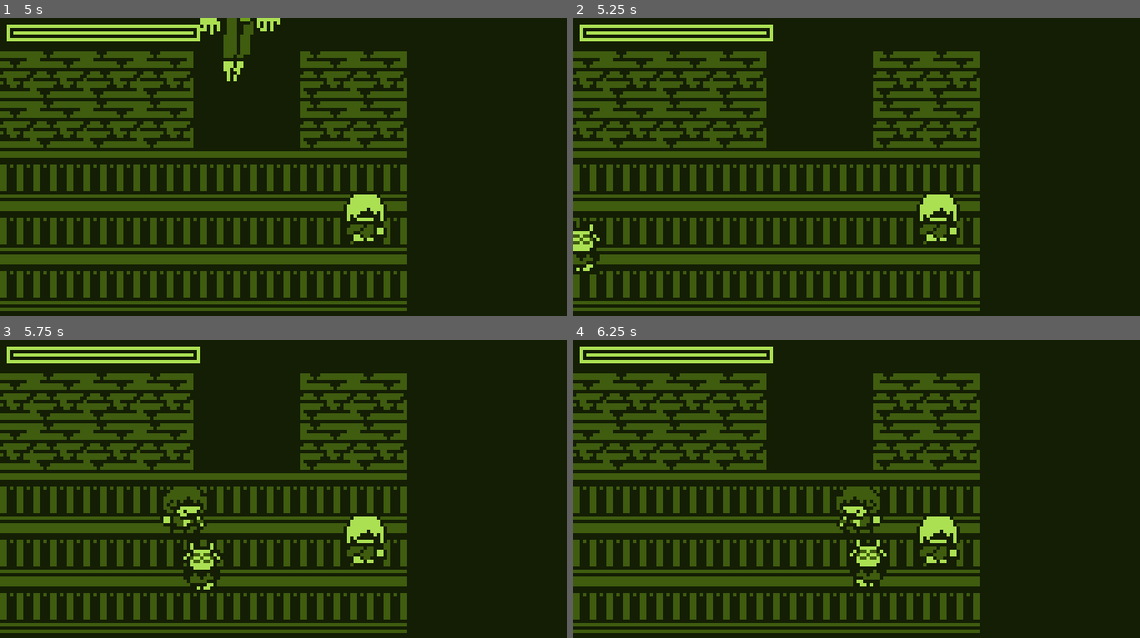
Above: before the commit, frames 1-4 (two rows, left to right).
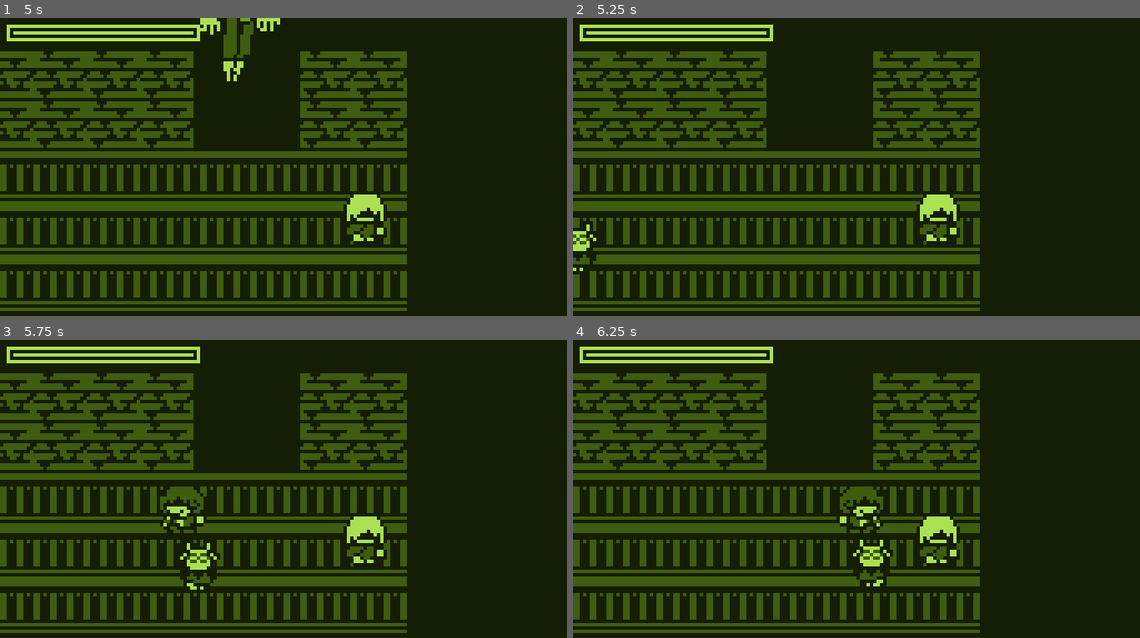
Above: after the commit, the same moments.

Repository: CherrySodaPop/Spamton-NEO-VGB
Game: Godot game, scene res://rooms/spamtonNeoFight/spamtonFight.tscn
Two runs of this game, one before a commit and one after it. Both use one fixed random seed, a clock stepped at 60 frames per second and the inputs below. This scene is started directly instead of the project's main scene.
Inputs:
- Up to frame 1 (5 s): tap Enter (confirm) at 0.5, 1.35, 2.85, 4.35 s; hold D (moveRight) 0.53-1.28 s; hold Enter (confirm) 0.53-1.28 s; hold S (moveDown) 1.28-2.03 s; hold D (moveRight) 2.03-2.78 s; hold Enter (confirm) 2.03-2.78 s; hold W (moveUp) 2.78-3.53 s; hold Enter (confirm) 3.53-4.28 s; hold A (moveLeft) from 3.53 s (still down)
- Up to frame 2 (5.25 s): release A (moveLeft) at 5.03 s; hold S (moveDown) from 5.03 s (still down); hold Enter (confirm) from 5.03 s (still down)
- Up to frame 3 (5.75 s): keep holding S (moveDown); keep holding Enter (confirm)
- Up to frame 4 (6.25 s): release S (moveDown) at 5.78 s; release Enter (confirm) at 5.78 s; hold D (moveRight) from 5.78 s (still down); tap Enter (confirm) at 5.85 s

Frame 1 is identical in both runs. In frame 2, 0.3% of the frame differs, in the area x 0-5%, y 68-87%; in frame 3, 1.1%, in the area x 28-40%, y 49-84%; in frame 4, 1.1%.

Commit message:
"Eyes, Nose, Mouth" Attack

Diff:
--- a/sourcecode/assets/characters/spamtonNEO/spamtonNEO.tres
+++ b/sourcecode/assets/characters/spamtonNEO/spamtonNEO.tres
@@ -25,6 +25,11 @@
 [ext_resource path="res://assets/characters/spamtonNEO/spr_bigshotProjectileBig0.png" type="Texture" id=23]
 [ext_resource path="res://assets/characters/spamtonNEO/spr_bigshotProjectileBig1.png" type="Texture" id=24]
 [ext_resource path="res://assets/characters/spamtonNEO/spr_bigshotProjectileSmall1.png" type="Texture" id=25]
+[ext_resource path="res://assets/characters/spamtonNEO/spr_spamtonEyes0.png" type="Texture" id=26]
+[ext_resource path="res://assets/characters/spamtonNEO/spr_spamtonMouth1.png" type="Texture" id=27]
+[ext_resource path="res://assets/characters/spamtonNEO/spr_spamtonMouth0.png" type="Texture" id=28]
+[ext_resource path="res://assets/characters/spamtonNEO/spr_spamtonMouth2.png" type="Texture" id=29]
+[ext_resource path="res://assets/characters/spamtonNEO/spr_spamtonEyes1.png" type="Texture" id=30]
 
 [resource]
 animations = [ {
@@ -32,6 +37,26 @@
 "loop": true,
 "name": "phone",
 "speed": 4.0
+}, {
+"frames": [ ExtResource( 1 ), ExtResource( 2 ), ExtResource( 3 ) ],
+"loop": true,
+"name": "head",
+"speed": 3.0
+}, {
+"frames": [ ExtResource( 7 ) ],
+"loop": true,
+"name": "wingR",
+"speed": 5.0
+}, {
+"frames": [ ExtResource( 9 ) ],
+"loop": true,
+"name": "wingL",
+"speed": 5.0
+}, {
+"frames": [ ExtResource( 4 ) ],
+"loop": true,
+"name": "torso",
+"speed": 5.0
 }, {
 "frames": [ ExtResource( 23 ), ExtResource( 24 ) ],
 "loop": true,
@@ -43,31 +68,6 @@
 "name": "bigshotProjSmall",
 "speed": 5.0
 }, {
-"frames": [ ExtResource( 1 ), ExtResource( 2 ), ExtResource( 3 ) ],
-"loop": true,
-"name": "head",
-"speed": 3.0
-}, {
-"frames": [ ExtResource( 9 ) ],
-"loop": true,
-"name": "wingL",
-"speed": 5.0
-}, {
-"frames": [ ExtResource( 7 ) ],
-"loop": true,
-"name": "wingR",
-"speed": 5.0
-}, {
-"frames": [ ExtResource( 4 ) ],
-"loop": true,
-"name": "torso",
-"speed": 5.0
-}, {
-"frames": [ ExtResource( 5 ), ExtResource( 6 ) ],
-"loop": true,
-"name": "arm",
-"speed": 5.0
-}, {
 "frames": [ ExtResource( 8 ) ],
 "loop": true,
 "name": "leg",
@@ -77,6 +77,11 @@
 "loop": true,
 "name": "megaHead",
 "speed": 8.0
+}, {
+"frames": [ ExtResource( 5 ), ExtResource( 6 ) ],
+"loop": true,
+"name": "arm",
+"speed": 5.0
 }, {
 "frames": [ ExtResource( 12 ), ExtResource( 13 ) ],
 "loop": true,
@@ -92,4 +97,14 @@
 "loop": true,
 "name": "pipis",
 "speed": 5.0
+}, {
+"frames": [ ExtResource( 26 ), ExtResource( 30 ) ],
+"loop": true,
+"name": "topHead",
+"speed": 5.0
+}, {
+"frames": [ ExtResource( 28 ), ExtResource( 27 ), ExtResource( 29 ) ],
+"loop": true,
+"name": "bottomHead",
+"speed": 5.0
 } ]
--- /dev/null
+++ b/sourcecode/objects/battle/attacks/SpamtonNEO/attack5/HeadParts.gd
@@ -0,0 +1,5 @@
+extends Area2D
+var hitCount:int = 0;
+
+func _ready():
+	set_meta("projectileType", "ENEMY");
--- /dev/null
+++ b/sourcecode/objects/battle/attacks/SpamtonNEO/attack5/spamtonNeo_attack5.gd
@@ -0,0 +1,91 @@
+extends Node2D
+
+var lifeTimer:float = 0.0
+var shaked:bool = false;
+var kissTimer:float = 0.0;
+var kissTick:float = 0.0;
+var noseTimer:float = 0.0;
+var noseTick:float = 0.0;
+var eyeTimer:float = 0.0;
+var eyeTick:float = 0.0;
+
+var projKiss = preload("res://objects/battle/projectiles/SpamtonNEO/projSpamtonKiss.tscn");
+var projPellet = preload("res://objects/battle/projectiles/SpamtonNEO/projSpamtonPellet.tscn");
+var projNose = preload("res://objects/battle/projectiles/SpamtonNEO/projSpamtonNose.tscn");
+
+func _ready():
+	pass
+
+func _process(delta):
+	lifeTimer += delta;
+
+	if (lifeTimer >= 1.0):
+		$spamtonBox.transform.origin.x = clamp($spamtonBox.transform.origin.x - (400 * delta), 20, INF);
+
+	if ($spamtonBox.transform.origin.x == 20 && !shaked):
+		Persistant.get_node("controllerCamera").shakeAmp = 3.0;
+		shaked = true;
+
+	if ($spamtonBox/Eyes.hitCount >= 10):
+		$spamtonBox/Head/Top.frame = 1;
+	if ($spamtonBox/Nose.hitCount >= 10):
+		$spamtonBox/Head/Nose.visible = false;
+	if ($spamtonBox/Mouth.hitCount >= 10):
+		$spamtonBox/Head/Bottom.frame = 2;
+
+	if ($spamtonBox/Head/Bottom.frame != 2):
+		kissTimer += delta;
+		if (kissTimer >= 2.0):
+			$spamtonBox/Head/Bottom.frame = 1;
+			kissTick += delta;
+		if (kissTimer >= 3.0):
+			kissTimer = 0.0;
+			kissTick = 0.0;
+			$spamtonBox/Head/Bottom.frame = 0;
+		if (kissTick >= 0.3):
+			var tmpObj = projKiss.instance();
+			add_child(tmpObj);
+			tmpObj.transform.origin = $spamtonBox/Head/Bottom.transform.origin + Vector2(-10,0);
+			kissTick = 0.0;
+	if ($spamtonBox/Head/Nose.visible):
+		noseTimer += delta;
+		if (noseTimer >= 5.0):
+			noseTick += delta;
+		if (noseTimer >= 6.0):
+			noseTimer = 0.0;
+			noseTick = 0.0;
+		if (noseTick >= 0.3):
+			var tmpObj = projNose.instance();
+			add_child(tmpObj);
+			tmpObj.transform.origin = $spamtonBox/Head/Nose.transform.origin + Vector2(15,0);
+
+			tmpObj = projNose.instance();
+			add_child(tmpObj);
+			tmpObj.transform.origin = $spamtonBox/Head/Nose.transform.origin + Vector2(15,0);
+			tmpObj.moveDir.y = -30;
+
+			tmpObj = projNose.instance();
+			add_child(tmpObj);
+			tmpObj.transform.origin = $spamtonBox/Head/Nose.transform.origin + Vector2(15,0);
+			tmpObj.moveDir.y = 30;
+
+			noseTick = 0.0;
+	if ($spamtonBox/Head/Top.frame != 1):
+		eyeTimer += delta;
+		if (eyeTimer >= 2.0):
+			eyeTick += delta;
+		if (eyeTimer >= 3.0):
+			eyeTimer = 0.0;
+			eyeTick = 0.0;
+			$spamtonBox/Head/Bottom.frame = 0;
+		if (eyeTick >= 0.1):
+			var tmpObj = projPellet.instance();
+			add_child(tmpObj);
+			tmpObj.transform.origin = $spamtonBox/Head/Top.transform.origin + Vector2(0,0);
+			var HEARTSHAPEDOBJECT = get_tree().current_scene.get_node("USER_SOUL");
+			tmpObj.moveDir = (HEARTSHAPEDOBJECT.transform.origin - tmpObj.transform.origin).normalized() * 100;
+			eyeTick = 0.0;
+
+	if (lifeTimer > 30.0 || ($spamtonBox/Eyes.hitCount >= 10 && $spamtonBox/Mouth.hitCount >= 10 && $spamtonBox/Nose.hitCount >= 10)):
+		get_tree().current_scene.ExitAttack();
+		queue_free();
--- /dev/null
+++ b/sourcecode/objects/battle/attacks/SpamtonNEO/attack5/spamtonNeo_attack5.tscn
@@ -0,0 +1,78 @@
+[gd_scene load_steps=8 format=2]
+
+[ext_resource path="res://objects/battle/attacks/SpamtonNEO/attack5/spamtonNeo_attack5.gd" type="Script" id=1]
+[ext_resource path="res://assets/characters/spamtonNEO/spamtonNEO.tres" type="SpriteFrames" id=2]
+[ext_resource path="res://assets/characters/spamtonNEO/spr_spamtonNose0.png" type="Texture" id=3]
+[ext_resource path="res://objects/battle/attacks/SpamtonNEO/attack5/HeadParts.gd" type="Script" id=4]
+
+[sub_resource type="RectangleShape2D" id=1]
+extents = Vector2( 5, 10 )
+
+[sub_resource type="RectangleShape2D" id=2]
+extents = Vector2( 11.5, 3 )
+
+[sub_resource type="RectangleShape2D" id=3]
+extents = Vector2( 6, 7.5 )
+
+[node name="spamtonNeo_attack5" type="Node2D"]
+script = ExtResource( 1 )
+
+[node name="spamtonBox" type="Node2D" parent="."]
+position = Vector2( 117, -2 )
+
+[node name="BG" type="Node2D" parent="spamtonBox"]
+
+[node name="ColorRect" type="ColorRect" parent="spamtonBox/BG"]
+margin_left = -32.0
+margin_top = -32.0
+margin_right = 32.0
+margin_bottom = 32.0
+color = Color( 0.0823529, 0.121569, 0.0196078, 1 )
+__meta__ = {
+"_edit_use_anchors_": false
+}
+
+[node name="Line2D" type="Line2D" parent="spamtonBox/BG"]
+points = PoolVector2Array( -32, -32, -32, 32, 32, 32, 32, -32, -32, -32 )
+width = 1.0
+default_color = Color( 0.67451, 0.882353, 0.329412, 1 )
+
+[node name="Head" type="Node2D" parent="spamtonBox"]
+
+[node name="Top" type="AnimatedSprite" parent="spamtonBox/Head"]
+position = Vector2( 22, -17 )
+frames = ExtResource( 2 )
+animation = "topHead"
+
+[node name="Bottom" type="AnimatedSprite" parent="spamtonBox/Head"]
+position = Vector2( 13, 13 )
+frames = ExtResource( 2 )
+animation = "bottomHead"
+
+[node name="Nose" type="Sprite" parent="spamtonBox/Head"]
+position = Vector2( 4, 0 )
+texture = ExtResource( 3 )
+
+[node name="Mouth" type="Area2D" parent="spamtonBox"]
+position = Vector2( 22, 14 )
+script = ExtResource( 4 )
+
+[node name="CollisionShape2D" type="CollisionShape2D" parent="spamtonBox/Mouth"]
+position = Vector2( -5, 0 )
+shape = SubResource( 1 )
+
+[node name="Nose" type="Area2D" parent="spamtonBox"]
+position = Vector2( 10, 0 )
+script = ExtResource( 4 )
+
+[node name="CollisionShape2D" type="CollisionShape2D" parent="spamtonBox/Nose"]
+position = Vector2( -5.5, 1 )
+shape = SubResource( 2 )
+
+[node name="Eyes" type="Area2D" parent="spamtonBox"]
+position = Vector2( 19, -11 )
+script = ExtResource( 4 )
+
+[node name="CollisionShape2D" type="CollisionShape2D" parent="spamtonBox/Eyes"]
+position = Vector2( 0, -0.5 )
+shape = SubResource( 3 )
--- a/sourcecode/objects/battle/projectiles/SpamtonNEO/projSpamtonHead.gd
+++ b/sourcecode/objects/battle/projectiles/SpamtonNEO/projSpamtonHead.gd
@@ -4,11 +4,15 @@
 var hasLifeTime:bool = false;
 var hitCount:int = 0;
 export (int) var breakCount:int = 1;
+export (bool) var spitPellet:bool = false;
+export (float) var spitTime:float = 0.0;
+var spatPellet:bool = false;
 
 export (Vector2) var moveDir:Vector2 = Vector2.ZERO;
 export (bool) var requiresChargedShot:bool = false;
 
 var sndBreak = preload("res://objects/sounds/sndProjectileBreak.tscn");
+var projPellet = preload("res://objects/battle/projectiles/SpamtonNEO/projSpamtonPellet.tscn");
 
 func _ready():
 	set_meta("projectileType", "ENEMY");
@@ -20,7 +24,18 @@
 	lifeTime += delta;
 	global_transform.origin += moveDir * delta;
 
-	if (hasLifeTime && lifeTime > 10.0): queue_free();
+	if (spitPellet):
+		if (spitTime <= lifeTime && lifeTime <= spitTime + 0.5):
+			$AnimatedSprite.frame = 1;
+			if (!spatPellet):
+				var tmpObj = projPellet.instance();
+				get_tree().current_scene.add_child(tmpObj);
+				tmpObj.transform.origin = transform.origin;
+				spatPellet = true;
+		else:
+			$AnimatedSprite.frame = 0;
+
+	if (hasLifeTime && lifeTime > 15.0): queue_free();
 
 	if (hitCount >= breakCount):
 		get_tree().current_scene.get_node("USER_SOUL").WAITING_FOR_USER_COUNT += 1
--- /dev/null
+++ b/sourcecode/objects/battle/projectiles/SpamtonNEO/projSpamtonKiss.gd
@@ -0,0 +1,20 @@
+extends Area2D
+
+var lifeTime:float = 0.0;
+var pullForce:float = 0.0;
+
+export (Vector2) var moveDir:Vector2 = Vector2(-60,0);
+
+func _ready():
+	set_meta("projectileType", "ENEMY");
+	set_meta("damageAmount", 30);
+	set_meta("blockPellet", false);
+	pullForce = rand_range(30,50);
+
+func _process(delta):
+
+	lifeTime += delta;
+	moveDir.y -= pullForce * delta;
+	global_transform.origin += moveDir * delta;
+
+	if (lifeTime > 10.0): queue_free();
--- /dev/null
+++ b/sourcecode/objects/battle/projectiles/SpamtonNEO/projSpamtonKiss.tscn
@@ -0,0 +1,17 @@
+[gd_scene load_steps=4 format=2]
+
+[ext_resource path="res://objects/battle/projectiles/SpamtonNEO/projSpamtonKiss.gd" type="Script" id=1]
+[ext_resource path="res://assets/characters/spamtonNEO/spr_kissProjectile.png" type="Texture" id=2]
+
+[sub_resource type="RectangleShape2D" id=1]
+extents = Vector2( 8.5, 4.5 )
+
+[node name="projSpamtonKiss" type="Area2D"]
+script = ExtResource( 1 )
+
+[node name="Sprite" type="Sprite" parent="."]
+position = Vector2( 1, -1 )
+texture = ExtResource( 2 )
+
+[node name="CollisionShape2D" type="CollisionShape2D" parent="."]
+shape = SubResource( 1 )
--- /dev/null
+++ b/sourcecode/objects/battle/projectiles/SpamtonNEO/projSpamtonNose.gd
@@ -0,0 +1,17 @@
+extends Area2D
+
+var lifeTime:float = 0.0;
+
+export (Vector2) var moveDir:Vector2 = Vector2(-60,0);
+
+func _ready():
+	set_meta("projectileType", "ENEMY");
+	set_meta("damageAmount", 30);
+	set_meta("blockPellet", false);
+
+func _process(delta):
+	lifeTime += delta;
+	moveDir.y = lerp(moveDir.y, 0, delta);
+	global_transform.origin += moveDir * delta;
+
+	if (lifeTime > 10.0): queue_free();
--- /dev/null
+++ b/sourcecode/objects/battle/projectiles/SpamtonNEO/projSpamtonNose.tscn
@@ -0,0 +1,17 @@
+[gd_scene load_steps=4 format=2]
+
+[ext_resource path="res://objects/battle/projectiles/SpamtonNEO/projSpamtonNose.gd" type="Script" id=1]
+[ext_resource path="res://assets/characters/spamtonNEO/spr_spamtonNose0.png" type="Texture" id=2]
+
+[sub_resource type="RectangleShape2D" id=1]
+extents = Vector2( 10, 3 )
+
+[node name="projSpamtonNose" type="Area2D"]
+script = ExtResource( 1 )
+
+[node name="Sprite" type="Sprite" parent="."]
+texture = ExtResource( 2 )
+
+[node name="CollisionShape2D" type="CollisionShape2D" parent="."]
+position = Vector2( 0, 1 )
+shape = SubResource( 1 )
--- a/sourcecode/objects/enemies/spamtonNEO/enemy_spamtonNEO.tscn
+++ b/sourcecode/objects/enemies/spamtonNEO/enemy_spamtonNEO.tscn
@@ -144,7 +144,6 @@
 position = Vector2( -21, -70 )
 frames = ExtResource( 1 )
 animation = "phone"
-frame = 1
 playing = true
 
 [node name="WHAT" type="Sprite" parent="ringring"]
--- a/sourcecode/rooms/init/init.gd
+++ b/sourcecode/rooms/init/init.gd
@@ -20,7 +20,7 @@
 func _process(delta):
 	HESITATE += delta;
 
-	if (Input.is_action_just_pressed("confirm")):
+	if (ALLOW_CHOICE != 2 && Input.is_action_just_pressed("confirm")):
 		IMPATIENT += 1;
 		IMPATIENTDELAY = 0.0;
 
--- a/sourcecode/rooms/spamtonNeoFight/spamtonFight.gd
+++ b/sourcecode/rooms/spamtonNeoFight/spamtonFight.gd
@@ -23,6 +23,7 @@
 var spamtonAttack2 = preload("res://objects/battle/attacks/SpamtonNEO/attack2/spamtonNeo_attack2.tscn");
 var spamtonAttack3 = preload("res://objects/battle/attacks/SpamtonNEO/attack3/spamtonNeo_attack3.tscn");
 var spamtonAttack4 = preload("res://objects/battle/attacks/SpamtonNEO/attack4/spamtonNeo_attack4.tscn");
+var spamtonAttack5 = preload("res://objects/battle/attacks/SpamtonNEO/attack5/spamtonNeo_attack5.tscn");
 
 # Called when the node enters the scene tree for the first time.
 func _ready():
@@ -68,10 +69,14 @@
 		get_tree().current_scene.add_child(tmpScene);
 		return;
 	if (battleEnemyAttackCount == 3):
+		var tmpScene = spamtonAttack5.instance();
+		get_tree().current_scene.add_child(tmpScene);
+		return;
+	if (battleEnemyAttackCount == 4):
 		var tmpScene = spamtonAttack3.instance();
 		get_tree().current_scene.add_child(tmpScene);
 		return;
-	if (battleEnemyAttackCount == 4 || battleEnemyAttackCount != 4):
+	if (battleEnemyAttackCount == 5 || battleEnemyAttackCount != 5):
 		var tmpScene = spamtonAttack4.instance();
 		get_tree().current_scene.add_child(tmpScene);
 		return;
--- a/sourcecode/rooms/spamtonNeoFight/spamtonFight.tscn
+++ b/sourcecode/rooms/spamtonNeoFight/spamtonFight.tscn
@@ -1073,14 +1073,12 @@
 position = Vector2( -112, 2 )
 frames = ExtResource( 10 )
 animation = "walk"
-frame = 1
 playing = true
 
 [node name="ralsei" type="AnimatedSprite" parent="world"]
 position = Vector2( -101, 21 )
 frames = ExtResource( 9 )
 animation = "walk"
-frame = 1
 playing = true
 
 [node name="intro_minispamtons" type="Node2D" parent="."]
Not shown: 1 places in sourcecode/assets/characters/spamtonNEO/spamtonNEO.tres that only renumber resources
Binary file added: sourcecode/assets/characters/spamtonNEO/spr_kissProjectile.png
Not shown, added: sourcecode/assets/characters/spamtonNEO/spr_kissProjectile.png.import
Binary file added: sourcecode/assets/characters/spamtonNEO/spr_spamtonEyes0.png
Not shown, added: sourcecode/assets/characters/spamtonNEO/spr_spamtonEyes0.png.import
Binary file added: sourcecode/assets/characters/spamtonNEO/spr_spamtonEyes1.png
Not shown, added: sourcecode/assets/characters/spamtonNEO/spr_spamtonEyes1.png.import
Binary file added: sourcecode/assets/characters/spamtonNEO/spr_spamtonMouth0.png
Not shown, added: sourcecode/assets/characters/spamtonNEO/spr_spamtonMouth0.png.import
Binary file added: sourcecode/assets/characters/spamtonNEO/spr_spamtonMouth1.png
Not shown, added: sourcecode/assets/characters/spamtonNEO/spr_spamtonMouth1.png.import
Binary file added: sourcecode/assets/characters/spamtonNEO/spr_spamtonMouth2.png
(and 11 more such lines)
